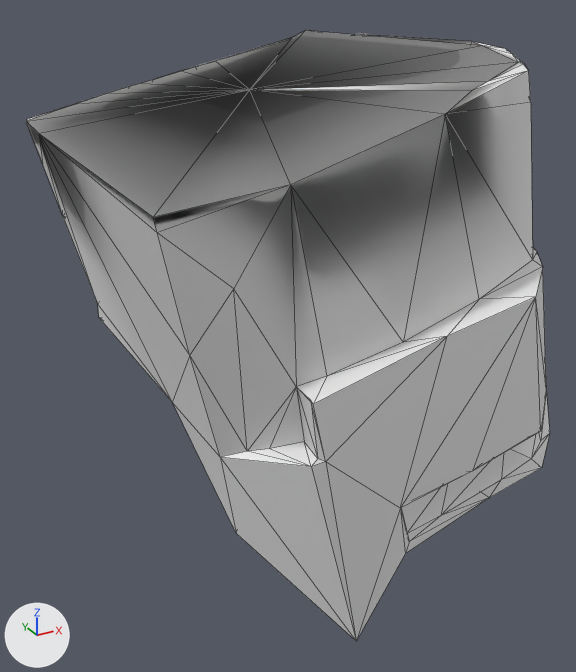
The OBJ model src/main/resources/assets/kn8/meshes/mina/forearm_right.obj as it was, and as the next commit left it.
Before and after are seen from a 50 mm camera at (0.123, -0.206, 0.988) aimed at (0.275, 0.069, 0.851). The axes (+X, +Y, +Z) are drawn at lower left. The lights are the same throughout. The first picture is the older version. Mesh edges are drawn as thin lines. Where no turn or scale is listed for an object, it has been applied to the vertices. Vertices at exactly the same position are counted once.

The first picture shows 'forearm_right'.
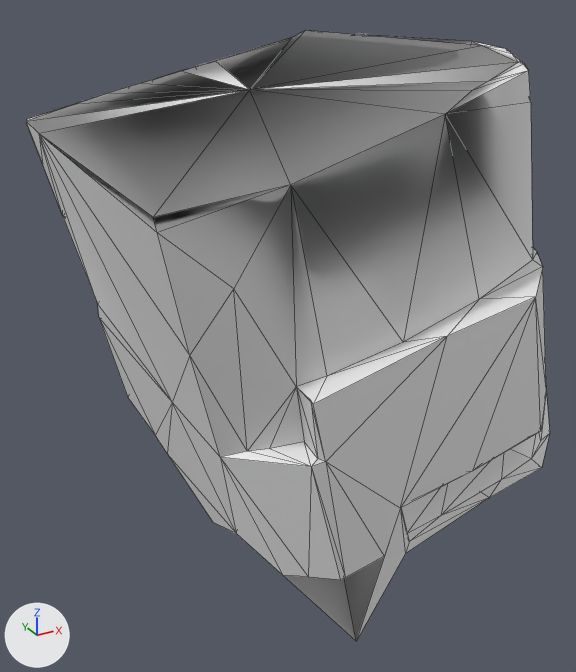
Location of each change, [x1, y1, x2, y2] in pixels of the pictures (576 x 672 px; the box of a moved part takes in the faces that stretch with it):
part 1 of me_forearm_right, reshaped: before [220, 457, 400, 641]; after [99, 318, 400, 580]
part 2 of me_forearm_right, moved or reshaped: [27, 61, 518, 133] in both

What the commit changed:
me_forearm_right is used by ob_forearm_right; location (0.0, 0.0, 0.0).
Verts and faces of me_forearm_right; kept vertices keep their numbers, new ones are numbered from 131.
Before the commit, vertices of me_forearm_right: 47 (0.322, -0.001, 0.965) at pixel (518, 62), 59 (0.306, -0.006, 0.961) at pixel (488, 81), 63 (0.296, -0.009, 0.959) at pixel (471, 90), 69 (0.28, 0.148, 0.957) at pixel (215, 61), 79 (0.263, 0.147, 0.953) at pixel (180, 70).
Before the commit, vertices of me_forearm_right: 110 (0.193, 0.125, 0.934) at pixel (38, 133), 115 (0.193, 0.147, 0.936) at pixel (26, 121), 130 (0.264, 0.08, 0.952) at pixel (249, 89).
me_forearm_right had 131 vertices, 256 faces and spanned x 0.192..0.369, y -0.022..0.168, z 0.763..0.969.
me_forearm_right now has 141 vertices, 267 faces and spans x 0.192..0.369, y -0.022..0.168, z 0.763..0.969.
Part 1, on me_forearm_right:
7 faces are deleted.
10 vertices are added at x 0.224..0.266, y -0.019..0.151, z 0.791..0.8.
18 new faces join them.
Part 2, on me_forearm_right:
Faces deleted: (47, 59, 130), (59, 130, 63), (110, 115, 130), (69, 130, 79).
New faces: (47, 130, 59), (59, 63, 130), (110, 130, 115), (69, 79, 130).
